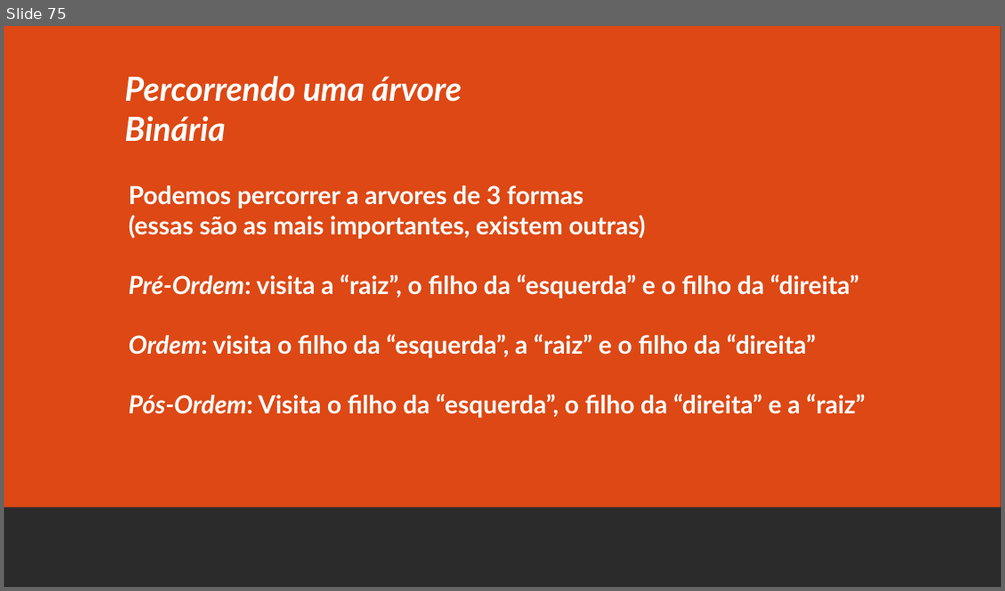
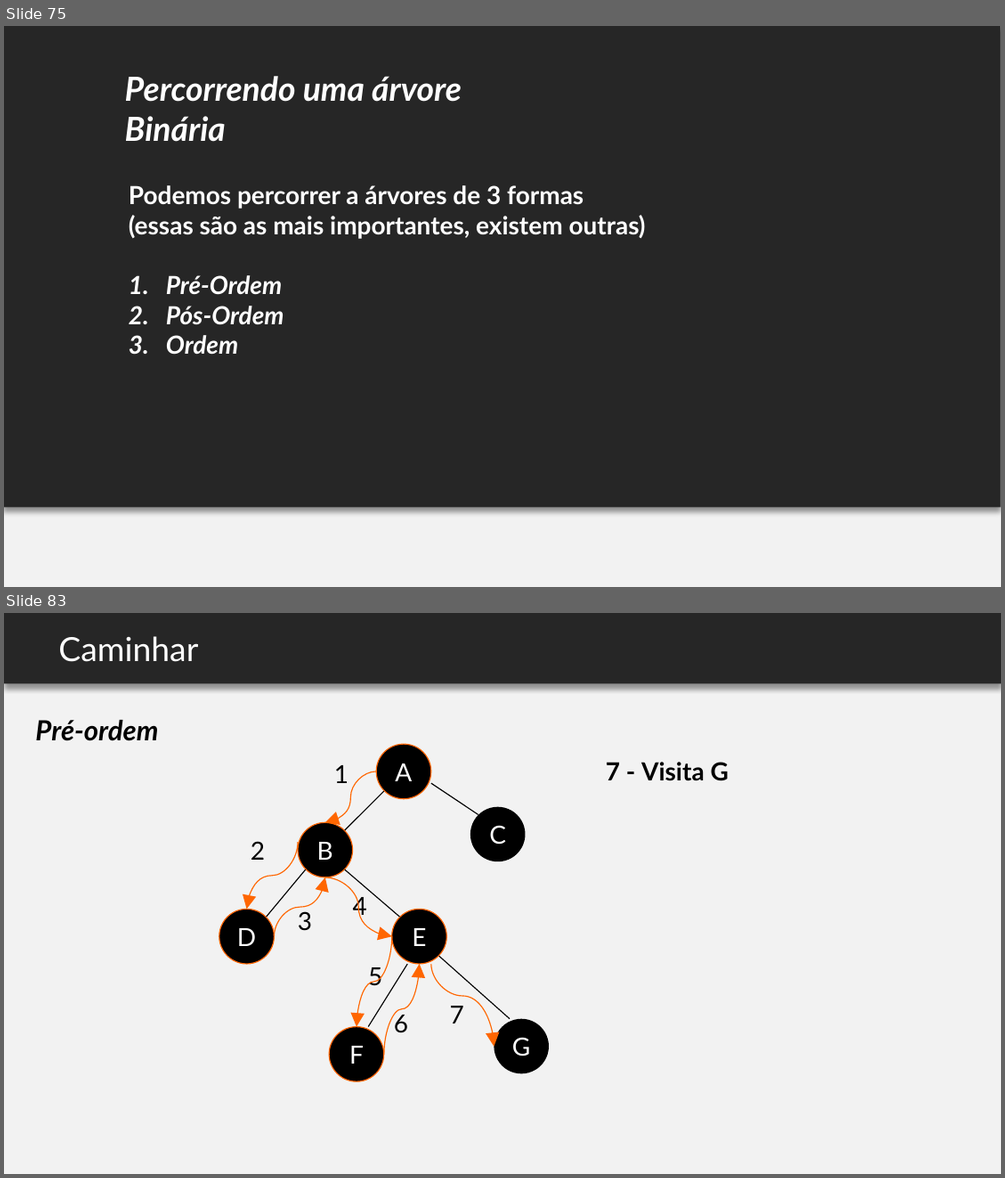
Before and after one commit to felipemarc/AED1_2016-2, a slide deck: ap_arvores/AED - arvores.pptx. Shown one above the other, each under a label of ours: slide 75 before the commit, slides 75 and 83 after it; the slides between them are not shown. The pictures are 1005x591 and 1005x1178 pixels, drawn with LibreOffice and Linux fonts; fonts in the diff are those of the drawing; background and template pictures are left out; a plain dark background stands for a picture behind light text. Boxes give left, top, right and bottom in pixels: in the first picture for what was removed or moved away, otherwise in the second. Text is boxed around its words. In the diff, an @@ line names an element or a change of style, - is before the commit and + after.

```diff
--- a/ap_arvores/AED - arvores.pptx
+++ b/ap_arvores/AED - arvores.pptx
@@ slide 83 added at (4,613,1001,1174), background #F2F2F2 @@
@@ rectangle added at (4,613,1001,684), fill #262626 @@
@@ text added at (58,636,198,662), 24 pt, text #FFFFFF @@
+Caminhar
@@ text added at (35,720,158,741), 20 pt, text #000000, bold, italic @@
+Pré-ordem
@@ curved arrow added from (376, 771) to (325, 822), #FF6600 0.75 pt @@
@@ text added at (334,765,348,783), 18 pt, text #000000 @@
+1
@@ text added at (606,762,728,781), 18 pt, text #000000, bold @@
+7 - Visita G
@@ curved arrow added from (298, 843) to (246, 909), #FF6600 0.75 pt @@
@@ text added at (251,841,265,860), 18 pt, text #000000 @@
+2
@@ curved arrow added from (275, 936) to (325, 877), #FF6600 0.75 pt @@
@@ curved arrow added from (325, 877) to (392, 936), #FF6600 0.75 pt @@
@@ text added at (353,893,367,920), 18 pt, text #000000 @@
+4
@@ text added at (298,911,312,931), 18 pt, text #000000 @@
+3
@@ curved arrow added from (392, 936) to (356, 1027), #FF6600 0.75 pt @@
@@ group added at (219,744,549,1081): 7 ellipses, 6 lines @@
+A
+B
+D
+C
+E
+F
+G
@@ text added at (368,967,382,986), 18 pt, text #000000 @@
+5
@@ curved arrow added from (384, 1054) to (420, 964), #FF6600 0.75 pt @@
@@ curved arrow added from (430, 964) to (494, 1046), #FF6600 0.75 pt @@
@@ text added at (394,1011,408,1033), 18 pt, text #000000 @@
+6
@@ text added at (450,1005,464,1023), 18 pt, text #000000 @@
+7
@@ slide 75 changed as well @@
@@ background picture (left out) to #F2F2F2 @@
@@ rectangle at (4,26,1001,507): fill #DD4814 to #262626; shadow on @@
@@ text at (129,185,583,208): text changed @@
-Podemos percorrer a arvores de 3 formas
+Podemos percorrer a árvores de 3 formas
@@ text at (166,275,284,354): text changed; italic on @@
-Pré-Ordem: visita a “raiz”, o filho da “esquerda” e o filho da “direita”
-Ordem: visita o filho da “esquerda”, a “raiz” e o filho da “direita”
-Pós-Ordem: Visita o filho da “esquerda”, o filho da “direita” e a “raiz”
+1. Pré-Ordem
+2. Pós-Ordem
+3. Ordem
```
Also in this commit, not shown: 83 other slides changed, 52 other slides added, 16 slides removed.
